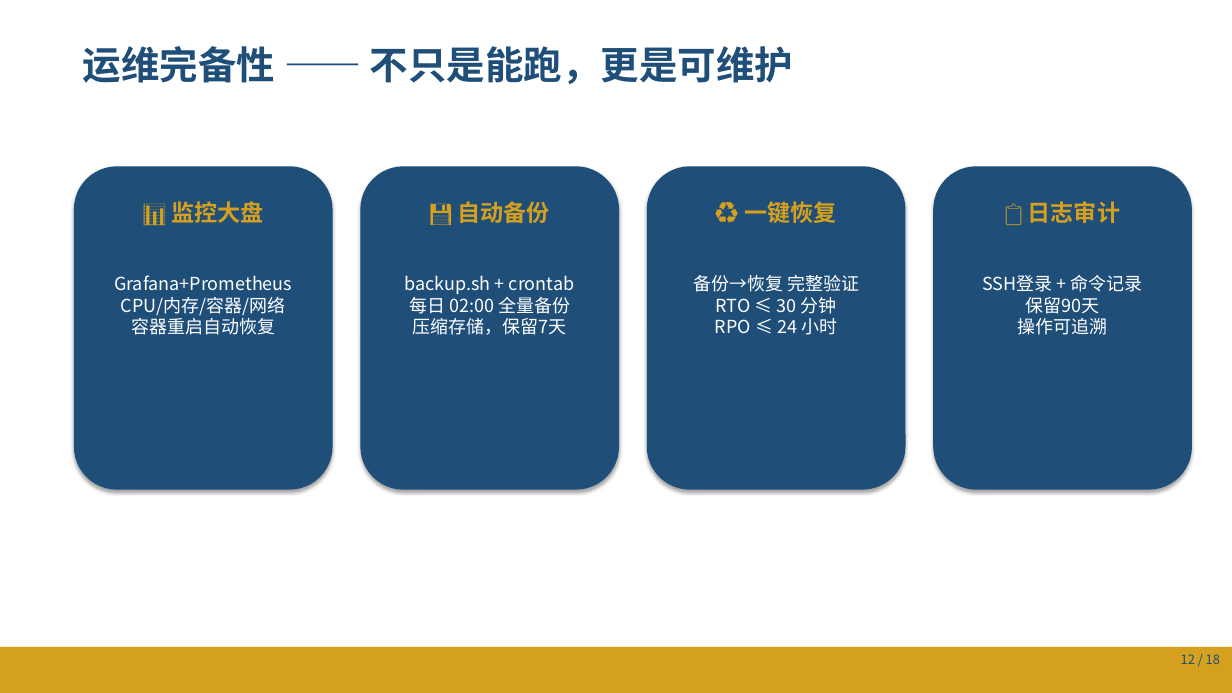
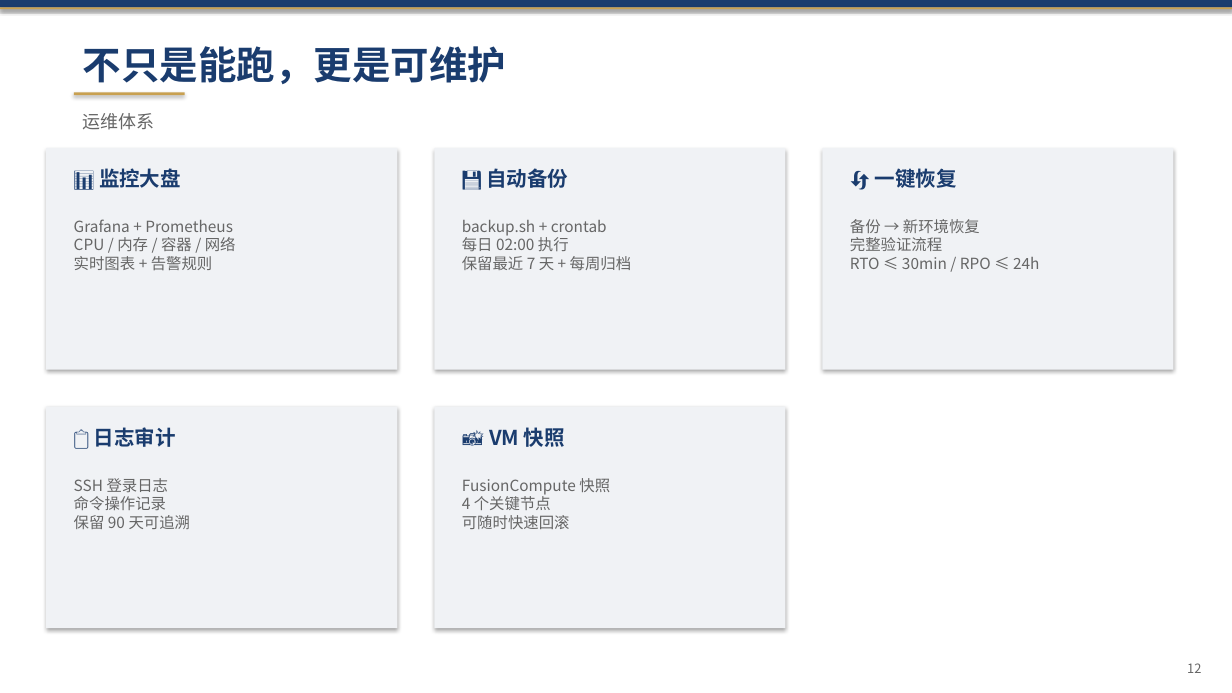
Before and after one commit to solecithovallenato-netizen/snake-game, a slide deck: slide 12 of 作业/交付物/PPT/答辩PPT.pptx. Drawn at 1232x693 pixels with LibreOffice and Linux fonts; fonts in the diff are those of the drawing. Boxes give left, top, right and bottom in pixels: in the first picture for what was removed or moved away, otherwise in the second. Text is boxed around its words. In the diff, an @@ line names an element or a change of style, - is before the commit and + after.

Commit message:
feat: comprehensive deliverable update
PPT: 18-slide native PPTX (python-pptx, 政务蓝+金)
Tech docs: revision histories, fix architecture diagrams, Grafana HTTP fix
Project mgmt: milestone alignment, add 项目结项, cross-file consistency
Ops scripts: deploy.sh restructured (error handling), backup.sh (lock+verify), SELinux fixes, path consistency
README: reflect updated deliverables

```diff
--- a/作业/交付物/PPT/答辩PPT.pptx
+++ b/作业/交付物/PPT/答辩PPT.pptx
@@ rectangle: place and size @@
-rectangle at (0,647,1232,693)
+rectangle at (0,7,1232,9)
@@ rectangle at (0,7,1232,9): fill #D4A01E to #C8A050 @@
@@ rectangle added at (0,0,1232,7), fill #1A3C6E @@
@@ text at (83,46,506,84): text changed; text colour #1F4E79 to #1A3C6E @@
-运维完备性 —— 不只是能跑，更是可维护
+不只是能跑，更是可维护
@@ rectangle added at (74,92,185,95), fill #C8A050 @@
@@ text added at (83,113,155,130), 14 pt, text #666666 @@
+运维体系
@@ rectangle added at (46,148,397,370), fill #F0F2F5 @@
@@ rectangle added at (434,148,786,370), fill #F0F2F5 @@
@@ rectangle added at (823,148,1174,370), fill #F0F2F5 @@
@@ text "📊 监控大盘": place and size @@
-text "📊 监控大盘" at (171,201,263,223)
+text "📊 监控大盘" at (99,168,181,188)
@@ rounded rectangle removed at (74,166,333,490) @@
@@ rounded rectangle removed at (360,166,619,490) @@
@@ text "💾 自动备份": place and size @@
-text "💾 自动备份" at (457,201,549,223)
+text "💾 自动备份" at (486,168,568,188)
@@ rounded rectangle removed at (647,166,906,490) @@
@@ text at (875,168,957,188): text changed; size 18 to 16 pt; text colour #D4A01E to #1A3C6E @@
-♻️ 一键恢复
+🔄 一键恢复
@@ rounded rectangle removed at (933,166,1192,490) @@
@@ text at (74,219,236,270): text changed; size 14 to 12 pt; text colour #FFFFFF to #666666 @@
-Grafana+Prometheus
-CPU/内存/容器/网络
-容器重启自动恢复
+Grafana + Prometheus
+CPU / 内存 / 容器 / 网络
+实时图表 + 告警规则
@@ text added at (462,220,632,270), 12 pt, text #666666 @@
+backup.sh + crontab
+每日 02:00 执行
+保留最近 7 天 + 每周归档
@@ text at (850,219,1039,269): text changed; size 14 to 12 pt; text colour #FFFFFF to #666666 @@
-备份→恢复 完整验证
-RTO ≤ 30 分钟
-RPO ≤ 24 小时
+备份 → 新环境恢复
+完整验证流程
+RTO ≤ 30min / RPO ≤ 24h
@@ text removed at (405,275,574,335) @@
-backup.sh + crontab
-每日 02:00 全量备份
-压缩存储，保留7天
@@ text removed at (982,275,1143,335) @@
-SSH登录 + 命令记录
-保留90天
-操作可追溯
@@ rectangle added at (46,407,397,628), fill #F0F2F5 @@
@@ rectangle added at (434,407,786,628), fill #F0F2F5 @@
@@ size 18 to 16 pt, text colour #D4A01E to #1A3C6E; alignment centre to left in 3 elements at (99,168,181,188), (486,168,568,188), (94,427,176,447) @@
@@ text "📋 日志审计": place and size @@
-text "📋 日志审计" at (1028,201,1120,223)
+text "📋 日志审计" at (94,427,176,447)
@@ text added at (489,427,565,447), 16 pt, text #1A3C6E, bold @@
+📸 VM 快照
@@ text added at (74,478,191,529), 12 pt, text #666666 @@
+SSH 登录日志
+命令操作记录
+保留 90 天可追溯
@@ text added at (462,478,610,529), 12 pt, text #666666 @@
+FusionCompute 快照
+4 个关键节点
+可随时快速回滚
@@ text at (1187,663,1201,673): text changed; text colour #1F4E79 to #666666 @@
-12 / 18
+12
```
Also in this commit, not shown: 17 other slides changed, 19 other files.
